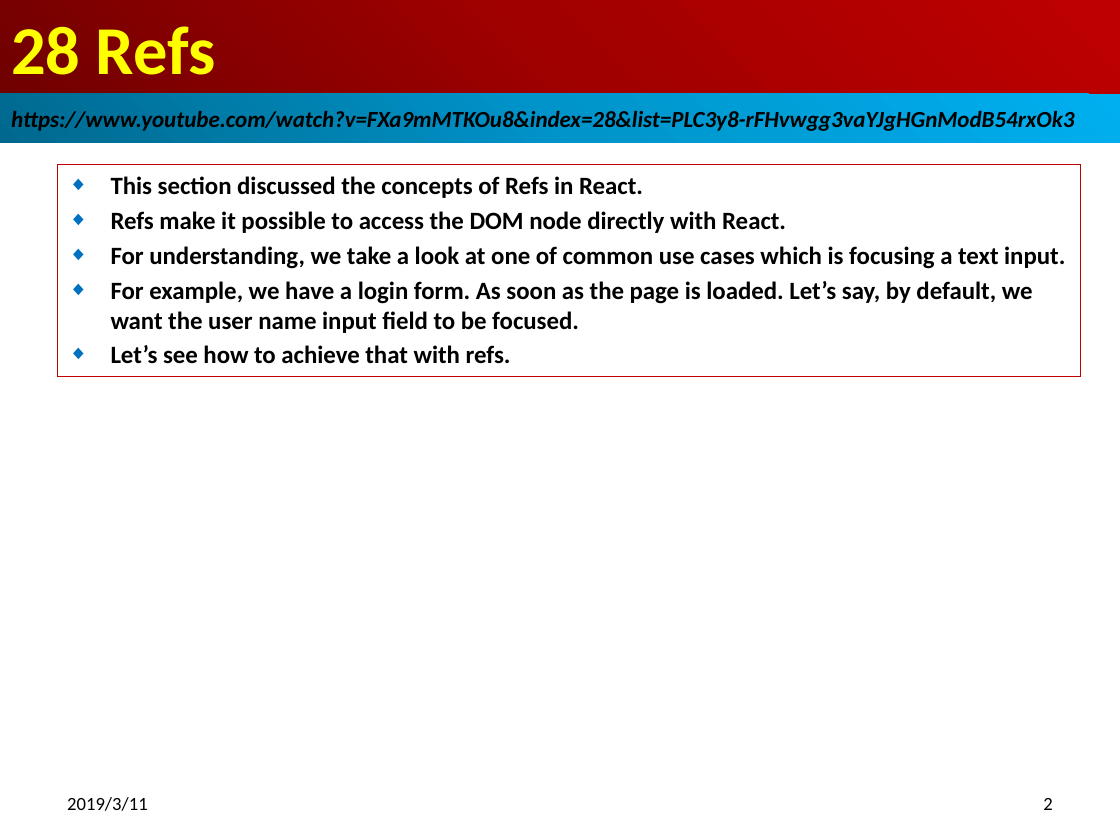
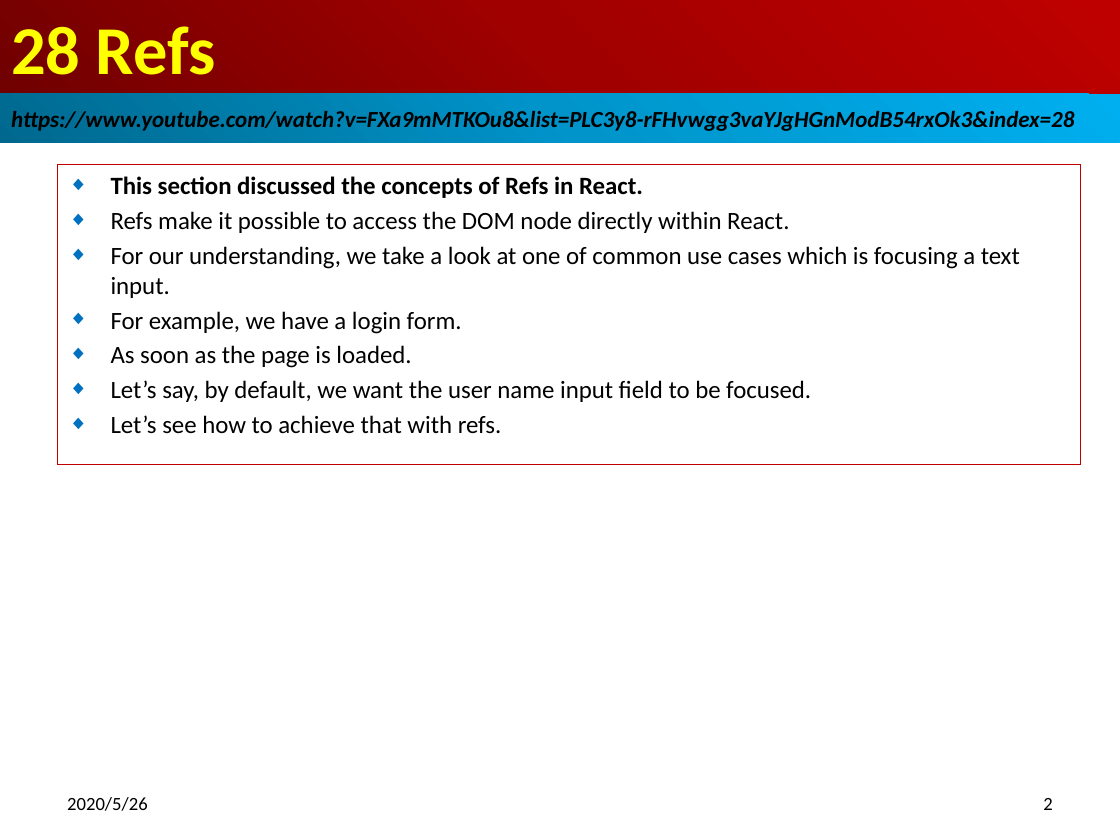
Before and after one commit to peterhchen/800-React-Hook, a slide deck: slide 2 of 28_Refs.pptx. Drawn at 1120x840 pixels with LibreOffice and Linux fonts; fonts in the diff are those of the drawing. Boxes give left, top, right and bottom in pixels: in the first picture for what was removed or moved away, otherwise in the second. Text is boxed around its words. In the diff, an @@ line names an element or a change of style, - is before the commit and + after.

```diff
--- a/28_Refs.pptx
+++ b/28_Refs.pptx
@@ text in rectangle at bbox=[11, 107, 1074, 133]: text changed @@
-https://www.youtube.com/watch?v=FXa9mMTKOu8&index=28&list=PLC3y8-rFHvwgg3vaYJgHGnModB54rxOk3
+https://www.youtube.com/watch?v=FXa9mMTKOu8&list=PLC3y8-rFHvwgg3vaYJgHGnModB54rxOk3&index=28
@@ subtitle "This section discussed the concepts ...": place and size @@
-subtitle "This section discussed the concepts ..." at bbox=[57, 165, 1080, 377]
+subtitle "This section discussed the concepts ..." at bbox=[57, 165, 1080, 465]
@@ subtitle at bbox=[111, 211, 1020, 402]: text changed; bold off @@
-◆ Refs make it possible to access the DOM node directly with React.
-◆ For understanding, we take a look at one of common use cases which is focusing a text input.
-◆ For example, we have a login form. As soon as the page is loaded. Let’s say, by default, we want the user name input field to be focused.
+◆ Refs make it possible to access the DOM node directly within React.
+◆ For our understanding, we take a look at one of common use cases which is focusing a text input.
+◆ For example, we have a login form.
+◆ As soon as the page is loaded.
+◆ Let’s say, by default, we want the user name input field to be focused.
@@ subtitle at bbox=[111, 415, 502, 434]: bold off in "Let’s see how to achieve that with ..." @@
@@ text at bbox=[67, 797, 148, 811]: text changed @@
-2019/3/11
+2020/5/26
```
Also in this commit, not shown: 14 other slides changed, 7 slides added, 4 slides removed.
